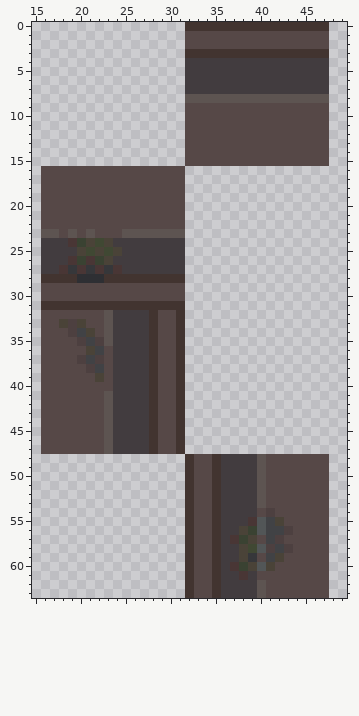
File history of a pixel-art sprite, Resources/Textures/_Harmony/Structures/Walls/solid_rust.rsi/solid1.png. The picture above was drawn from the file before the commit.
The file is 64x64 pixels. Colours within 5 levels of each other are drawn and written as one. Shown: x 15..49, y 0..63.
Now the later version:
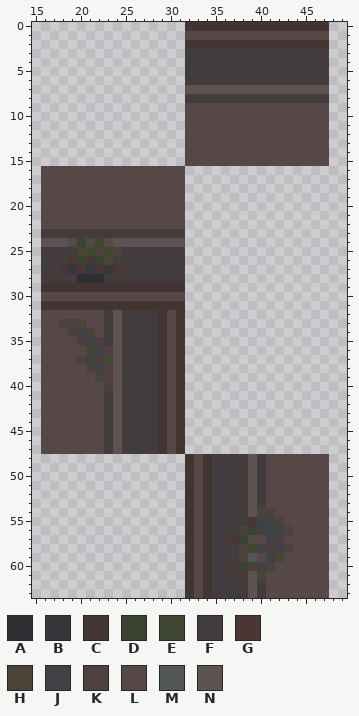
Palette (. is transparent): A #2e2f33  B #36373a  C #423430  D #3a4232  E #404833  F #423c3f  G #493635  H #4a4338  J #414245  K #4d4040  L #564847  M #525657  N #5d5451
Change:
{"y":2,"x":32,"old":"LLLLLLLLLLLLLLLL","new":"CCCCCCCCCCCCCCCC"}
{"y":3,"x":32,"old":"CCCCCCCCCCCCCCCC","new":"FFFFFFFFFFFFFFFF"}
{"y":7,"x":32,"old":"FFFFFFFFFFFFFFFF","new":"NNNNNNNNNNNNNNNN"}
{"y":8,"x":32,"old":"NNNNNNNNNNNNNNNN","new":"FFFFFFFFFFFFFFFF"}
{"y":23,"x":16,"old":"NNLNLNLLLNNNNNNN","new":"FFFFFFFFFFFFFFFF"}
{"y":24,"x":16,"old":"FFFG","new":"NNNL"}
{"y":24,"x":21,"old":"H","new":"L"}
{"y":24,"x":23,"old":"HFFFFFFFF","new":"LNNNNNNNN"}
{"y":28,"x":16,"old":"CCCC","new":"FFFF"}
{"y":28,"x":23,"old":"CCCCCCCCC","new":"FFFFFFFFF"}
{"y":29,"x":16,"old":"LLLLLLLLLLLLLLLL","new":"CCCCCCCCCCCCCCCC"}
{"y":32,"x":23,"old":"NF","new":"FN"}
{"y":32,"x":28,"old":"CL","new":"FC"}
{"y":33,"x":23,"old":"NF","new":"FN"}
{"y":33,"x":28,"old":"CL","new":"FC"}
{"y":34,"x":23,"old":"NF","new":"FN"}
{"y":34,"x":28,"old":"CL","new":"FC"}
{"y":35,"x":23,"old":"NF","new":"FN"}
{"y":35,"x":28,"old":"CL","new":"FC"}
{"y":36,"x":23,"old":"LF","new":"KN"}
{"y":36,"x":28,"old":"CL","new":"FC"}
{"y":37,"x":23,"old":"LF","new":"HN"}
{"y":37,"x":28,"old":"CL","new":"FC"}
{"y":38,"x":23,"old":"LF","new":"KN"}
{"y":38,"x":28,"old":"CL","new":"FC"}
{"y":39,"x":23,"old":"LF","new":"KN"}
{"y":39,"x":28,"old":"CL","new":"FC"}
{"y":40,"x":23,"old":"LF","new":"KN"}
{"y":40,"x":28,"old":"CL","new":"FC"}
{"y":41,"x":23,"old":"NF","new":"FN"}
{"y":41,"x":28,"old":"CL","new":"FC"}
{"y":42,"x":23,"old":"NF","new":"FN"}
{"y":42,"x":28,"old":"CL","new":"FC"}
{"y":43,"x":23,"old":"NF","new":"FN"}
{"y":43,"x":28,"old":"CL","new":"FC"}
{"y":44,"x":23,"old":"NF","new":"FN"}
{"y":44,"x":28,"old":"CL","new":"FC"}
{"y":45,"x":23,"old":"NF","new":"FN"}
{"y":45,"x":28,"old":"CL","new":"FC"}
{"y":46,"x":23,"old":"NF","new":"FN"}
{"y":46,"x":28,"old":"CL","new":"FC"}
{"y":47,"x":23,"old":"NF","new":"FN"}
{"y":47,"x":28,"old":"CL","new":"FC"}
{"y":48,"x":34,"old":"LC","new":"CF"}
{"y":48,"x":39,"old":"FN","new":"NF"}
{"y":49,"x":34,"old":"LC","new":"CF"}
{"y":49,"x":39,"old":"FN","new":"NF"}
{"y":50,"x":34,"old":"LC","new":"CF"}
{"y":50,"x":39,"old":"FN","new":"NF"}
{"y":51,"x":34,"old":"LC","new":"CF"}
{"y":51,"x":39,"old":"FN","new":"NF"}
{"y":52,"x":34,"old":"LC","new":"CF"}
{"y":52,"x":39,"old":"FN","new":"NF"}
{"y":53,"x":34,"old":"LC","new":"CF"}
{"y":53,"x":39,"old":"FN","new":"NF"}
{"y":54,"x":34,"old":"LC","new":"CF"}
{"y":54,"x":39,"old":"FL","new":"NH"}
{"y":55,"x":34,"old":"LC","new":"CF"}
{"y":55,"x":40,"old":"M","new":"J"}
{"y":56,"x":34,"old":"LC","new":"CF"}
{"y":56,"x":40,"old":"M","new":"J"}
{"y":57,"x":34,"old":"LC","new":"CF"}
{"y":57,"x":39,"old":"H","new":"L"}
{"y":58,"x":34,"old":"LC","new":"CF"}
{"y":58,"x":40,"old":"M","new":"J"}
{"y":59,"x":34,"old":"LC","new":"CF"}
{"y":59,"x":39,"old":"B","new":"M"}
{"y":60,"x":34,"old":"LC","new":"CF"}
{"y":60,"x":40,"old":"M","new":"J"}
{"y":61,"x":34,"old":"LC","new":"CF"}
{"y":61,"x":39,"old":"FL","new":"NH"}
{"y":62,"x":34,"old":"LC","new":"CF"}
{"y":62,"x":39,"old":"FN","new":"NF"}
{"y":63,"x":34,"old":"LC","new":"CF"}
{"y":63,"x":39,"old":"FN","new":"NF"}
{"label":"changed","picture_box":[185,40,329,103]}
{"label":"changed","picture_box":[41,229,185,454]}
{"label":"changed","picture_box":[203,454,221,598]}
{"label":"changed","picture_box":[248,454,266,598]}
